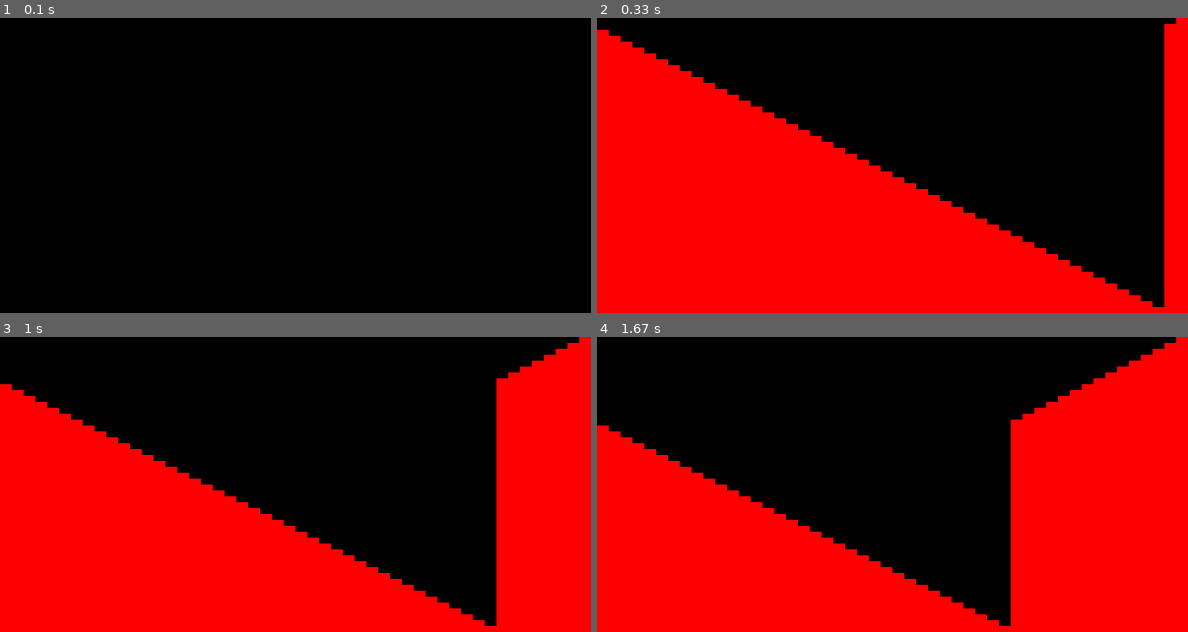
Above: before the commit, frames 1-4 (two rows, left to right).
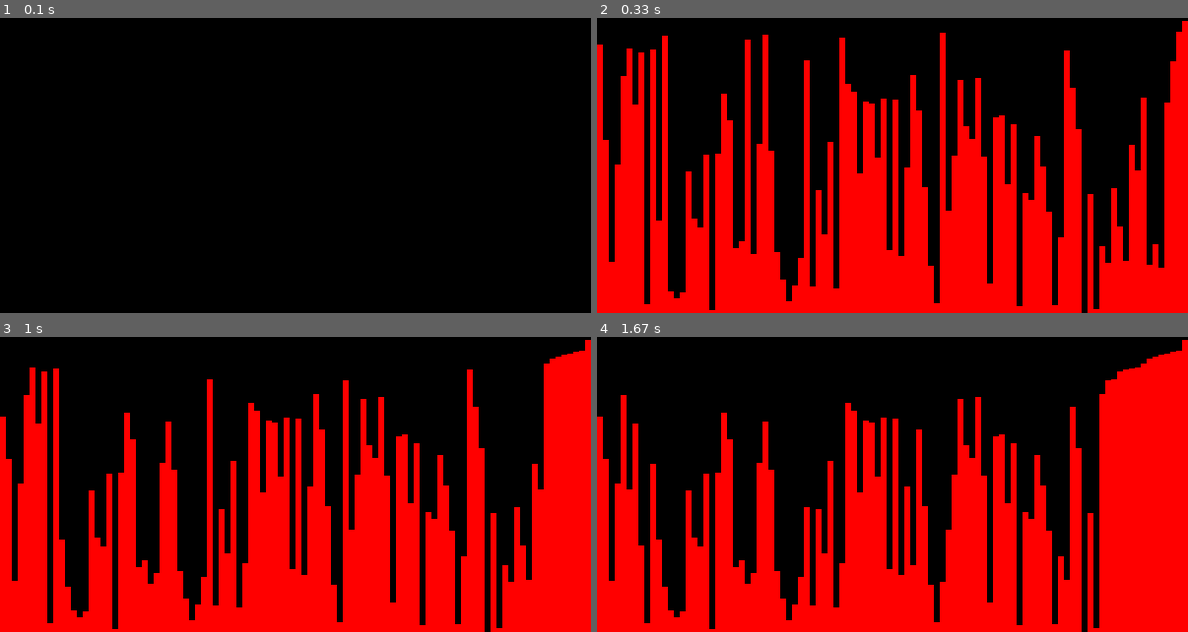
Above: after the commit, the same moments.

Repository: magpayang/pygame_visualization_2
Game: pygame game, started from main.py
The game is run twice, just before and just after one commit, with the same random seed, the same clock (stepped at 60 frames per second) and the same inputs.
Inputs:
- Up to frame 1 (0.1 s): no input
- Up to frame 2 (0.33 s): no input
- Up to frame 3 (1 s): no input
- Up to frame 4 (1.67 s): no input

Frame 1 is identical in both runs. In frame 2, 30% of the frame differs, in the area x 0-100%, y 0-100%; in frame 3, 32%; in frame 4, 27%.

Commit message:
added sorting algorith

Diff:
--- a/SortingAlgo.py
+++ b/SortingAlgo.py
@@ -7,3 +7,18 @@
             input_array[idx] = temp
 
     return input_array
+
+def selection_sort_one_pass(input_array, stick):
+    current = 0
+    current_index = 0
+    for idx in range(stick):
+        if input_array[idx] > current:
+            current = input_array[idx]
+            current_index = idx
+
+    temp = input_array[stick-1]  # archieve the last item
+    input_array[stick-1] = current  # replace last slot with the largest found
+    input_array[current_index] = temp  # transfer last item to slot of greatest
+
+    stick-=1
+    return input_array, stick
--- a/main.py
+++ b/main.py
@@ -12,11 +12,13 @@
 screen_dimensions = (screen_width, screen_height)
 screen = pygame.display.set_mode((screen_width, screen_height))
 
-array_length = 50
+array_length = 100
 input_array = prefabArrays.descending_array(100, screen_height)
-mode = "buble"
 # mode = "default"
-preFab = True
+# mode = "buble"
+mode = "selection_sort"
+stick = array_length  # initial stick value, init value does not matter
+preFab = False
 
 loop_count = 0
 delay = 0.1
@@ -37,5 +39,9 @@
         loop_count, input_array = modes.buble_one_pass(loop_count, screen, screen_dimensions, array_length,
                                                        screen_height, Colors.red, input_array=input_array,
                                                        preFab=preFab)
+    elif mode.lower() == "selection_sort":
+        loop_count, input_array, stick = modes.selection_sort_one_pass(loop_count, screen, screen_dimensions, array_length,
+                                                       screen_height, Colors.red, input_array=input_array,
+                                                       preFab=preFab, stick=stick)
 
     pygame.display.flip()
--- a/modes.py
+++ b/modes.py
@@ -46,6 +46,25 @@
         loop_count = 0
     else:
         input_array = SortingAlgo.buble_sort_one_pass(input_array)
+        print(input_array)
         ArrayToRectangles.arrayToRectangles(surface, surface_dimension, input_array, color, 0, 0)
         loop_count += 1
     return loop_count, input_array
+
+
+def selection_sort_one_pass(loop_count, surface, surface_dimension, array_length, screen_height, color, input_array=None, preFab=False, stick=0):
+    if loop_count == 0:
+        if preFab:
+            input_array = prefabArrays.descending_array(array_length, screen_height)
+        else:
+            input_array = RandomArrays.random_array(array_length, screen_height)
+        stick = array_length
+        ArrayToRectangles.arrayToRectangles(surface, surface_dimension, input_array, color, 0, 0)
+        loop_count += 1
+    elif stick == 1:
+        loop_count = 0
+    else:
+        input_array, stick = SortingAlgo.selection_sort_one_pass(input_array, stick)
+        ArrayToRectangles.arrayToRectangles(surface, surface_dimension, input_array, color, 0, 0)
+        loop_count += 1
+    return loop_count, input_array, stick
